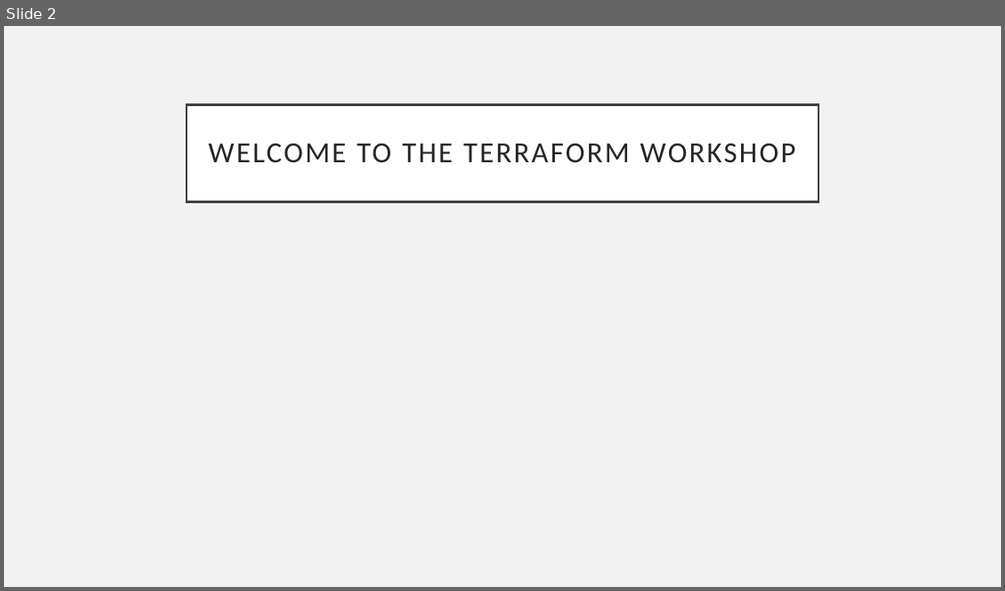
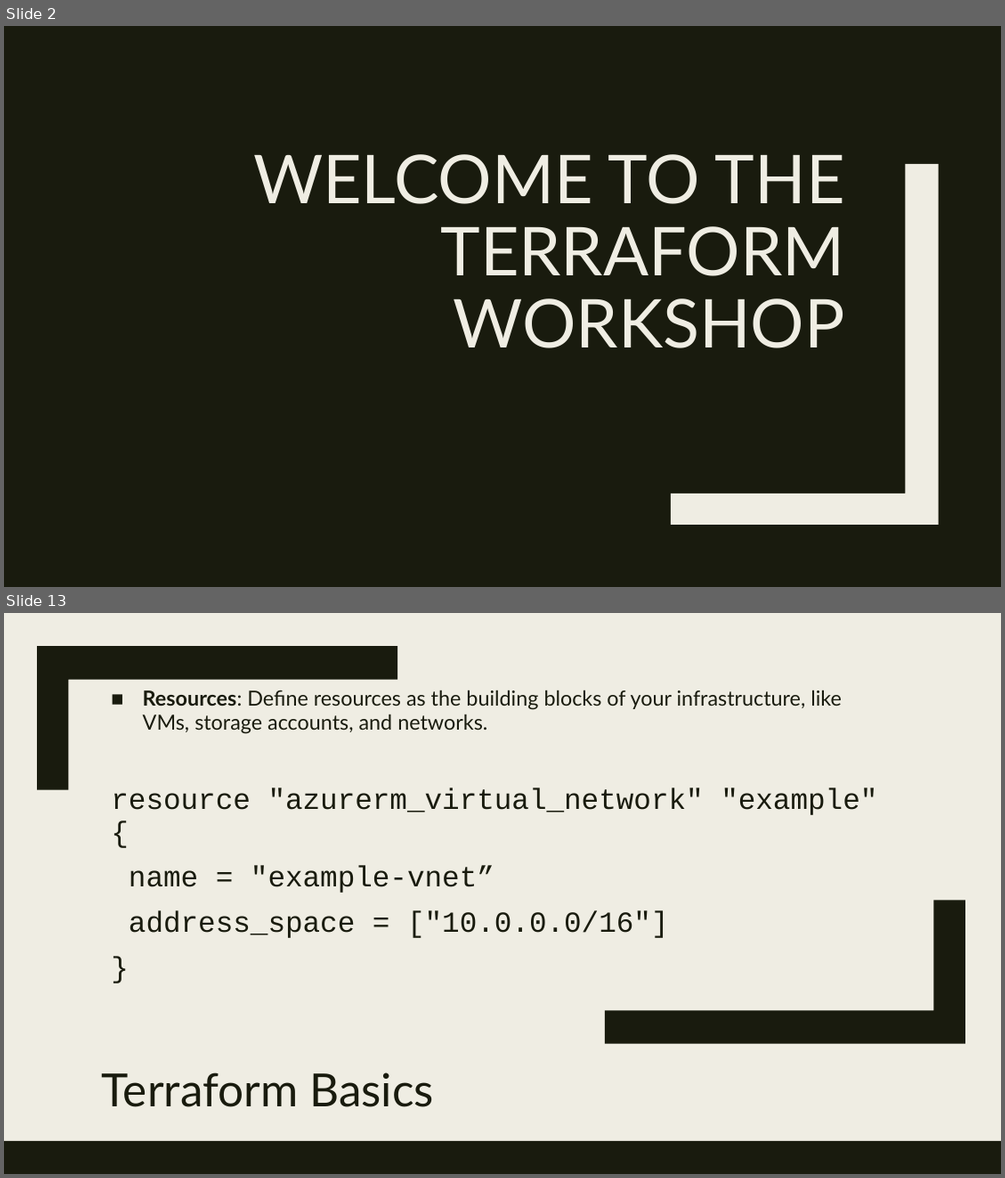
Before and after one commit to cwoodruff/terraform-workshop, a slide deck: slides/0-Introduction to Terraform.pptx. Shown one above the other, each under a label of ours: slide 2 before the commit, slides 2 and 13 after it; the slides between them are not shown. The pictures are 1005x591 and 1005x1178 pixels, drawn with LibreOffice and Linux fonts; fonts in the diff are those of the drawing. Boxes give left, top, right and bottom in pixels: in the first picture for what was removed or moved away, otherwise in the second. Text is boxed around its words. In the diff, an @@ line names an element or a change of style, - is before the commit and + after.

```diff
--- a/slides/0-Introduction to Terraform.pptx
+++ b/slides/0-Introduction to Terraform.pptx
@@ slide 13 added at <box>4,613,1001,1174</box>, background #EFEDE3 @@
@@ rectangle added at <box>4,613,1001,1174</box>, fill #EFEDE3 @@
@@ rectangle added at <box>43,613,62,1174</box>, fill #191B0E @@
@@ freeform shape added at <box>37,646,397,789</box>, fill #191B0E @@
@@ text added at <box>111,690,877,938</box>, 20 pt, text #191B0E @@
+■ Resources: Define resources as the building blocks of your infrastructure, like VMs, storage accounts, and networks.
+resource "azurerm_virtual_network" "example" {
+name = "example-vnet”
+address_space = ["10.0.0.0/16"]
+}
@@ freeform shape added at <box>606,900,966,1044</box>, fill #191B0E @@
@@ title added at <box>102,1072,434,1107</box>, 44 pt, text #191B0E @@
+Terraform Basics
@@ rectangle added at <box>4,1141,1001,1174</box>, fill #191B0E @@
@@ slide 2 changed as well @@
@@ background #F2F2F2 to #191B0E @@
@@ title "WELCOME TO THE TERRAFORM WORKSHOP": place and size @@
-title "WELCOME TO THE TERRAFORM WORKSHOP" at <box>186,104,818,201</box>
+title "WELCOME TO THE TERRAFORM WORKSHOP" at <box>253,154,845,348</box>
@@ title "WELCOME TO THE TERRAFORM WORKSHOP" at <box>253,154,845,348</box>: size 28 to 64.8 pt, font Calibri to Lato, text colour #262626 to #EFEDE3, letter spacing 2 to 0 pt; alignment centre to right; line spacing 0.9 to 0.89; vertical alignment middle to bottom; fill #FFFFFF to none; outline #404040 2.5 pt to none @@
@@ freeform shape added at <box>671,164,938,524</box>, fill #EFEDE3 @@
```
Also in this commit, not shown: 3 other slides changed, 10 other slides added, 3 slides removed, 8 other files.
